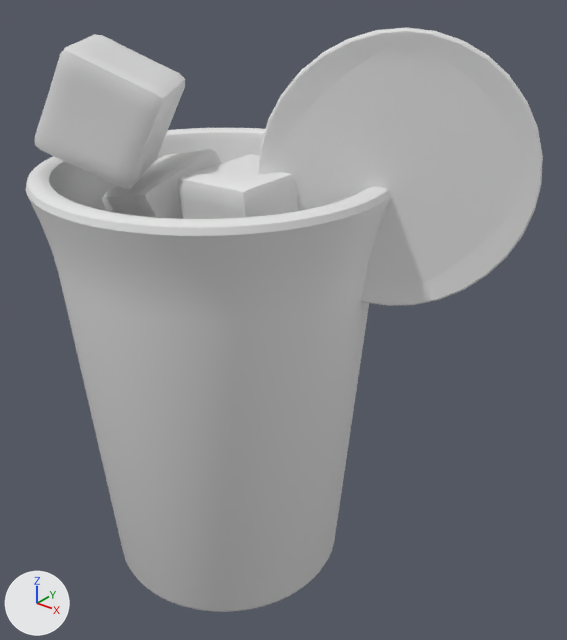
One commit to the OBJ model public/assets/drink-baked/blog0079.obj: the scene before it, then after it.
Both versions are drawn from a camera (50 mm lens) standing at (4.24, -4.44, 5.32) and looking at (0.56, 0.16, 2.47). Arrows for +X, +Y and +Z are at lower left; the lights stay in place. The first picture is the older version. Where no turn or scale is listed for an object, it has been applied to the vertices.
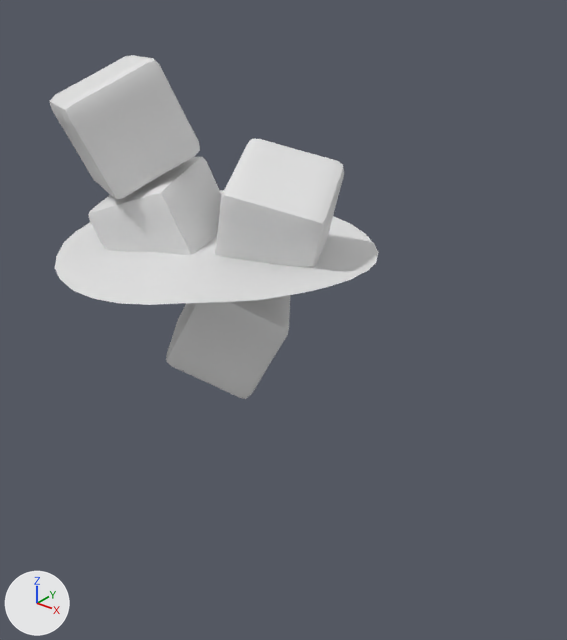
Pixel boxes (x1, y1, x2, y2) of what changed, in the pictures (567 x 640 px; the box of a moved part takes in the faces that stretch with it):
'Cylinder', deleted: before (26, 128, 390, 612)
'Circle.001', deleted: before (258, 27, 543, 306)
'Cube.003', reshaped (7% shorter): before (35, 34, 185, 189); after (50, 55, 200, 199)
'Cube.002', reshaped: before (177, 154, 298, 219); after (215, 139, 344, 293)
'Cube.001', reshaped: before (102, 149, 222, 219); after (88, 157, 222, 255)
part 1 of me_cube, moved or reshaped (not visible before): after (166, 295, 290, 399)
part 5 of me_plane, moved or reshaped (not visible before): after (55, 190, 379, 305)

Patch to the scene script:
```diff
--- a/public/assets/drink-baked/blog0079.obj.py
+++ b/public/assets/drink-baked/blog0079.obj.py
@@ me_cube @@
 # used by ob_cube; location = (0.0, 0.0, 0.0)
-me_cube.from_pydata(...)  # 386 vertices, 384 faces; spans x -0.643..0.631, y -0.637..0.614, z 1.793..2.877
+me_cube.from_pydata(...)  # 386 vertices, 384 faces; spans x -0.564..0.684, y -0.555..0.642, z 1.78..2.815
+# me_cube part 1: the whole mesh is multiplied about its middle by the matrix ((-0.936, -0.332, 0.116), (-0.009, 0.353, 0.935), (-0.351, 0.875, -0.334)), then moved by (0.066, 0.055, -0.038)
@@ me_cube_001 @@
 # used by ob_cube_001; location = (0.0, 0.0, 0.0)
-me_cube_001.from_pydata(...)  # 386 vertices, 384 faces; spans x -0.983..0.035, y -0.521..0.527, z 2.668..3.766
+me_cube_001.from_pydata(...)  # 386 vertices, 384 faces; spans x -0.995..0.123, y -0.698..0.371, z 2.634..3.697
+# me_cube_001 part 2: the whole mesh is multiplied about its middle by the matrix ((0.914, -0.384, -0.131), (0.4, 0.907, 0.131), (0.069, -0.172, 0.983)), then moved by (0.038, -0.166, -0.051)
@@ me_cube_002 @@
 # used by ob_cube_002; location = (0.0, 0.0, 0.0)
-me_cube_002.from_pydata(...)  # 386 vertices, 384 faces; spans x -0.043..0.883, y -0.503..0.41, z 2.918..3.809
+me_cube_002.from_pydata(...)  # 386 vertices, 384 faces; spans x -0.093..1.082, y -0.392..0.752, z 2.797..3.902
+# me_cube_002 part 3: the whole mesh is multiplied about its middle by the matrix ((0.22, -0.914, 0.34), (-0.193, -0.382, -0.904), (0.956, 0.134, -0.26)), then moved by (0.074, 0.226, -0.014)
@@ me_cube_003 @@
 # used by ob_cube_003; location = (0.0, 0.0, 0.0)
-me_cube_003.from_pydata(...)  # 386 vertices, 384 faces; spans x -1.209..0.026, y -1.07..0.086, z 3.621..4.653
+me_cube_003.from_pydata(...)  # 386 vertices, 384 faces; spans x -1.202..-0.063, y -0.948..0.246, z 3.47..4.524
+# me_cube_003 part 4: the whole mesh is multiplied about its middle by the matrix ((0.682, -0.595, -0.424), (0.252, 0.737, -0.627), (0.686, 0.321, 0.653)), then moved by (-0.041, 0.141, -0.14)
@@ me_plane @@
 # used by ob_plane; location = (0.0, 0.0, 0.0)
-me_plane.from_pydata(...)  # 256 vertices, 76 faces; spans x -1.31..1.31, y -1.3..1.3, z 3.0..3.12
+me_plane.from_pydata(...)  # 232 vertices, 173 faces; spans x -1.31..1.31, y -1.31..1.31, z 3.0..3.12
+# me_plane part 5: 2 vertices moved within x -0.1..0.1, y -1.3..1.3, z 3.03; 200 vertices removed from x -1.3..1.3, y -1.3..1.3, z 3.0..3.12; 176 vertices added at x -1.3..1.3, y -1.31..1.31, z 3.0..3.12
@@ ob_circle_001 @@
-ob_circle_001 = bpy.data.objects.new('Circle.001', me_circle_001)
-ob_circle_001.location = (0.0, 0.0, 0.0)
@@ ob_cylinder @@
-ob_cylinder = bpy.data.objects.new('Cylinder', me_cylinder)
-ob_cylinder.location = (0.0, 0.0, 0.0)
```
